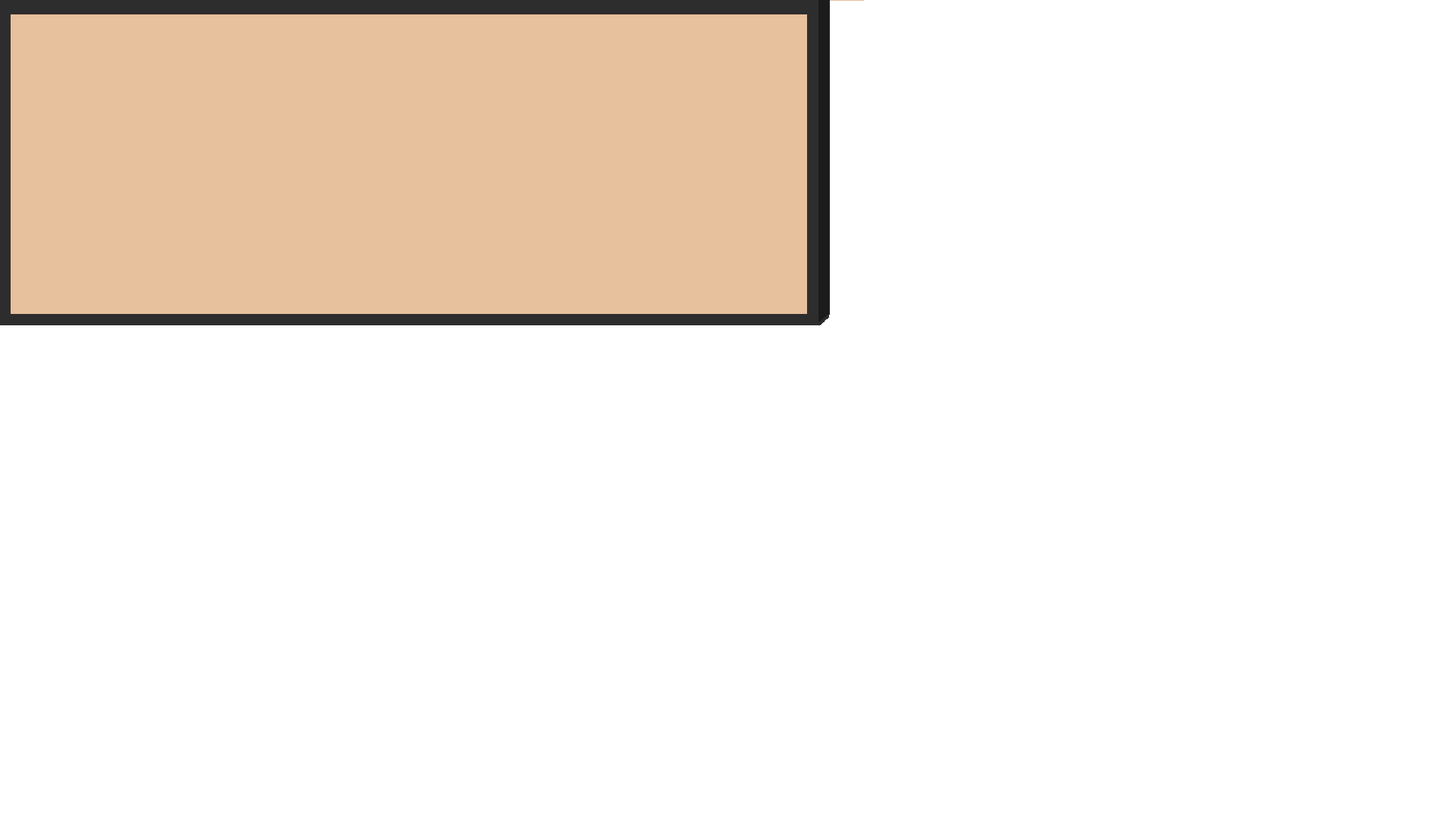
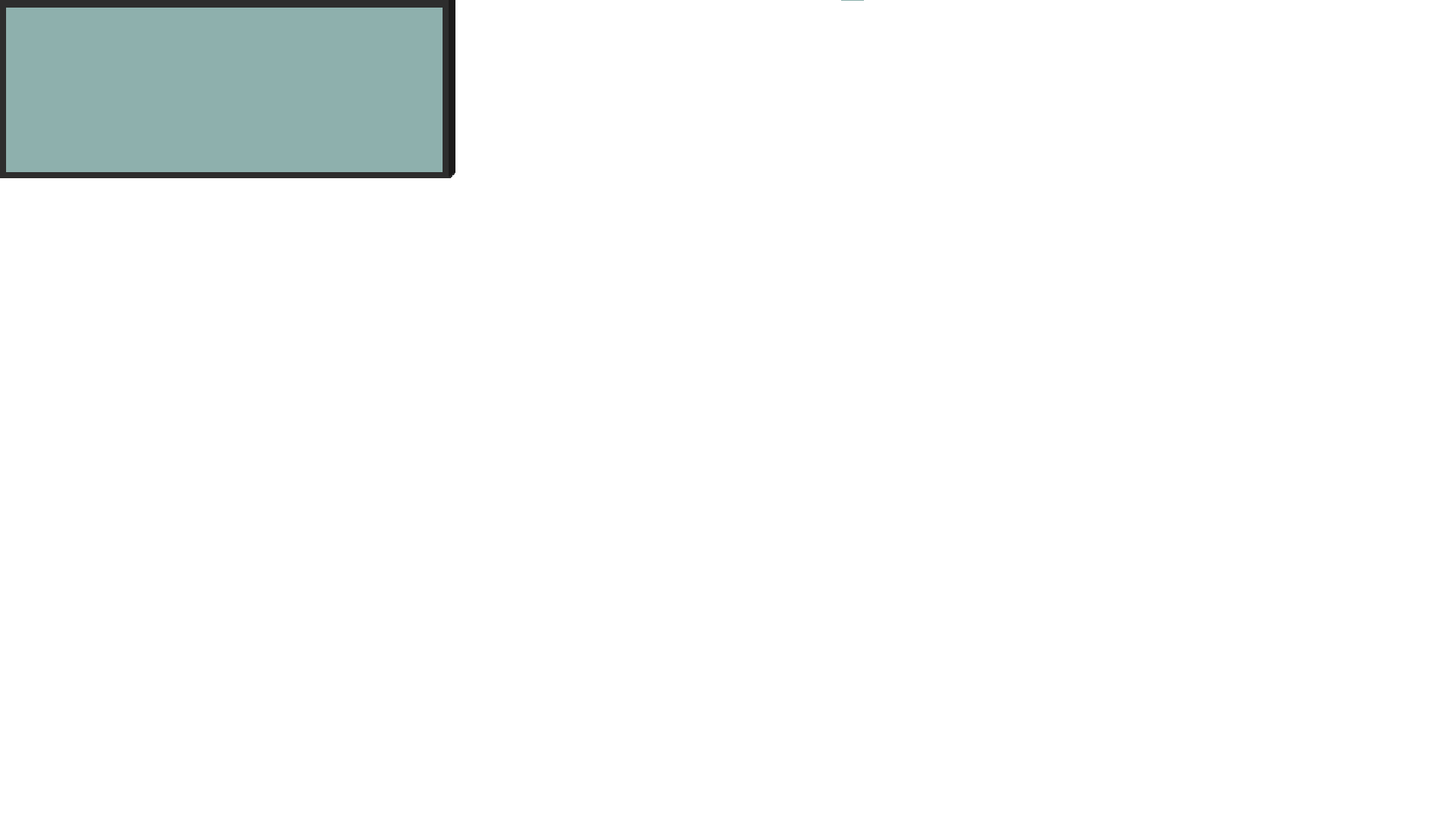
Layers edited between the first and the second w=1455, h=819 image:
painted on "Layer" over [0, 0, 830, 326]
painted on "Background" over [0, 0, 865, 326]
